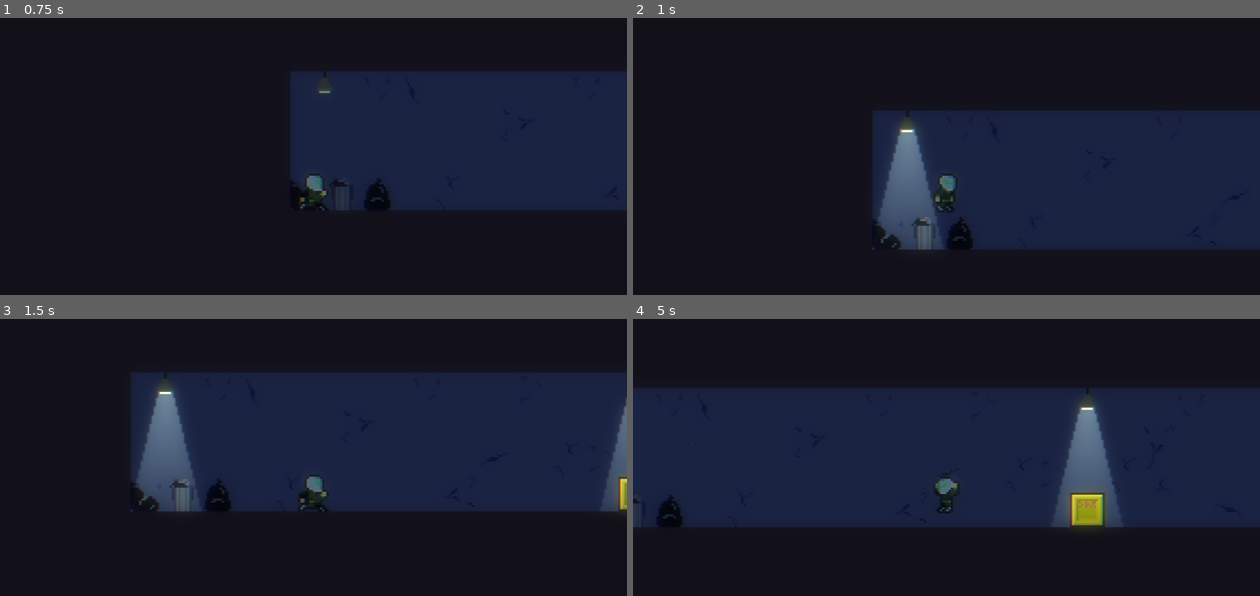
Above: before the commit, frames 1-4 (two rows, left to right).
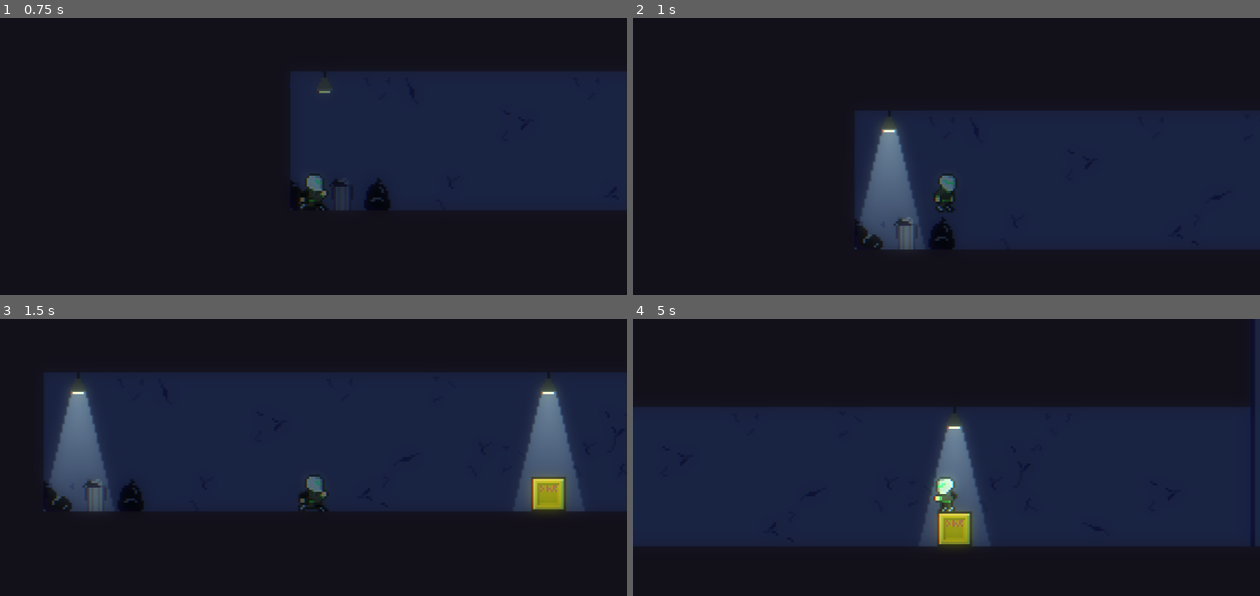
Above: after the commit, the same moments.

Repository: reneelias/Godot-2D-Platformer
Game: Godot game, scene res://Scenes/Level_01.tscn
The game is run twice, just before and just after one commit, with the same random seed, the same clock (stepped at 60 frames per second) and the same inputs.
Inputs:
- Up to frame 1 (0.75 s): hold D (MoveRight) from 0.53 s (still down); hold Shift (Sprint, bound only after the commit) from 0.53 s (still down)
- Up to frame 2 (1 s): keep holding D (MoveRight); keep holding Shift (Sprint, bound only after the commit); tap Space (Jump) at 0.77 s
- Up to frame 3 (1.5 s): keep holding D (MoveRight); release Shift (Sprint, bound only after the commit) at 1.28 s; tap E (Interact) at 1.35 s
- Up to frame 4 (5 s): tap Space (Jump) at 1.52, 3.02, 3.77, 4.52 s; tap Shift (Sprint, bound only after the commit) at 1.55, 2.85, 4.35 s; release D (MoveRight) at 2.03 s; hold A (MoveLeft) 2.03-2.78 s; hold Shift (Sprint, bound only after the commit) 2.03-2.78 s; hold D (MoveRight) 2.78-4.28 s; hold Shift (Sprint, bound only after the commit) 3.53-4.28 s; tap E (Interact) at 3.6 s; hold A (MoveLeft) from 4.28 s (still down)

Frame 1 is identical in both runs. In frame 2, 4.4% of the frame differs, in the area x 35-55%, y 33-84%; in frame 3, 14%; in frame 4, 19%, in the area x 0-100%, y 0-83%.

Commit message:
player can sprint, remapped interact button on controller

Diff:
--- a/2d-platformer/Scripts/CharacterController.gd
+++ b/2d-platformer/Scripts/CharacterController.gd
@@ -96,12 +96,17 @@
 	PlayerState.SLIDING: "Slide"
 }
 
+var isSprinting := false
+var sprintSpeed := 200.0
 
 func _ready():
 	startPos = global_position
 	inAirSpeedScale_og = inAirSpeedScale
 	if playerState == PlayerState.HUNCHED_OVER:
 		animPlayer.play("HunchedOver")
+
+func _process(delta):
+	_checkInput()
 
 func _physics_process(delta):
 	match playerMode:
@@ -171,8 +176,9 @@
 		if playerState == PlayerState.CROUCH_WALKING:
 			velocity.x = inputVelocity.x * crouchWalkSpeed
 
-	if abs(velocity.x) > maxVelX:
-		velocity.x = maxVelX if velocity.x > 0 else -maxVelX
+	var currMaxVel = sprintSpeed if isSprinting else maxVelX
+	if abs(velocity.x) > currMaxVel:
+		velocity.x = currMaxVel if velocity.x > 0 else -currMaxVel
 
 	if inputVelocity.x != 0:
 		sprite2D.flip_h = inputVelocity.x < 0
@@ -280,3 +286,6 @@
 func _updateDeath():
 	pass
 	# rotate(deg_to_rad(5))
+
+func _checkInput():
+	isSprinting = Input.is_action_pressed("Sprint")
--- a/2d-platformer/project.godot
+++ b/2d-platformer/project.godot
@@ -75,7 +75,13 @@
 Interact={
 "deadzone": 0.2,
 "events": [Object(InputEventKey,"resource_local_to_scene":false,"resource_name":"","device":-1,"window_id":0,"alt_press …(192 unchanged characters)…
-, Object(InputEventJoypadButton,"resource_local_to_scene":false,"resource_name":"","device":-1,"button_index":2,"pressure":0.0,"pressed":true,"script":null)
+, Object(InputEventJoypadButton,"resource_local_to_scene":false,"resource_name":"","device":-1,"button_index":1,"pressure":0.0,"pressed":true,"script":null)
+]
+}
+Sprint={
+"deadzone": 0.2,
+"events": [Object(InputEventJoypadButton,"resource_local_to_scene":false,"resource_name":"","device":-1,"button_index":2,"pressure":0.0,"pressed":true,"script":null)
+, Object(InputEventKey,"resource_local_to_scene":false,"resource_name":"","device":-1,"window_id":0,"alt_pressed":false,"shift_pressed":false,"ctrl_pressed":false,"meta_pressed":false,"pressed":false,"keycode":0,"physical_keycode":4194325,"key_label":0,"unicode":0,"location":0,"echo":false,"script":null)
 ]
 }
 
